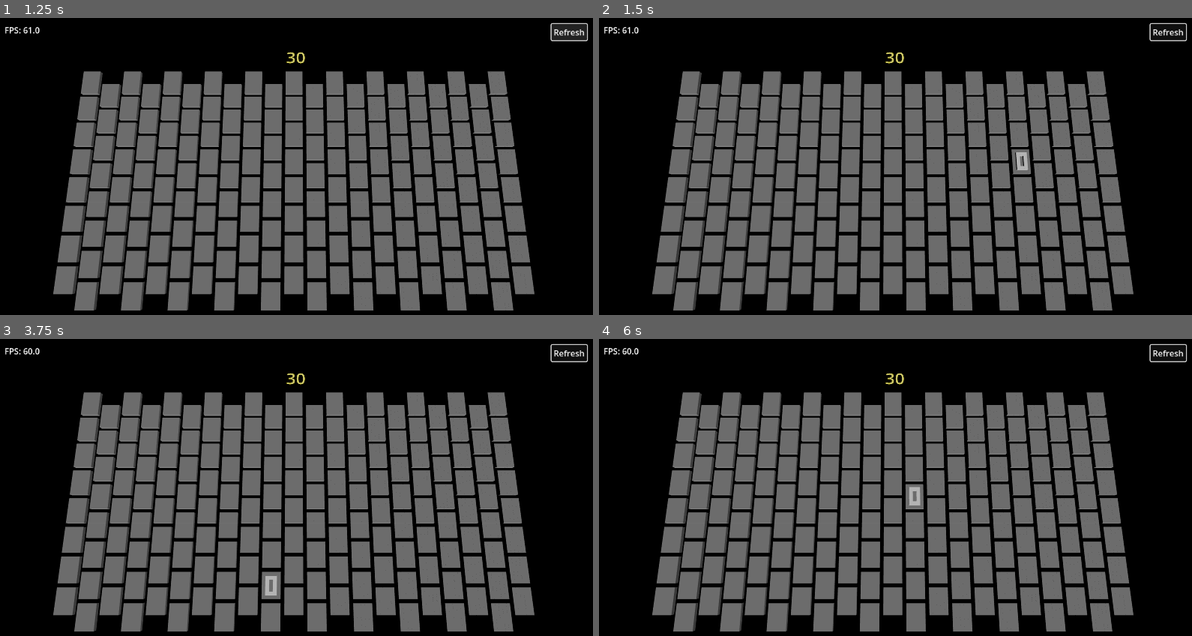
Above: before the commit, frames 1-4 (two rows, left to right).
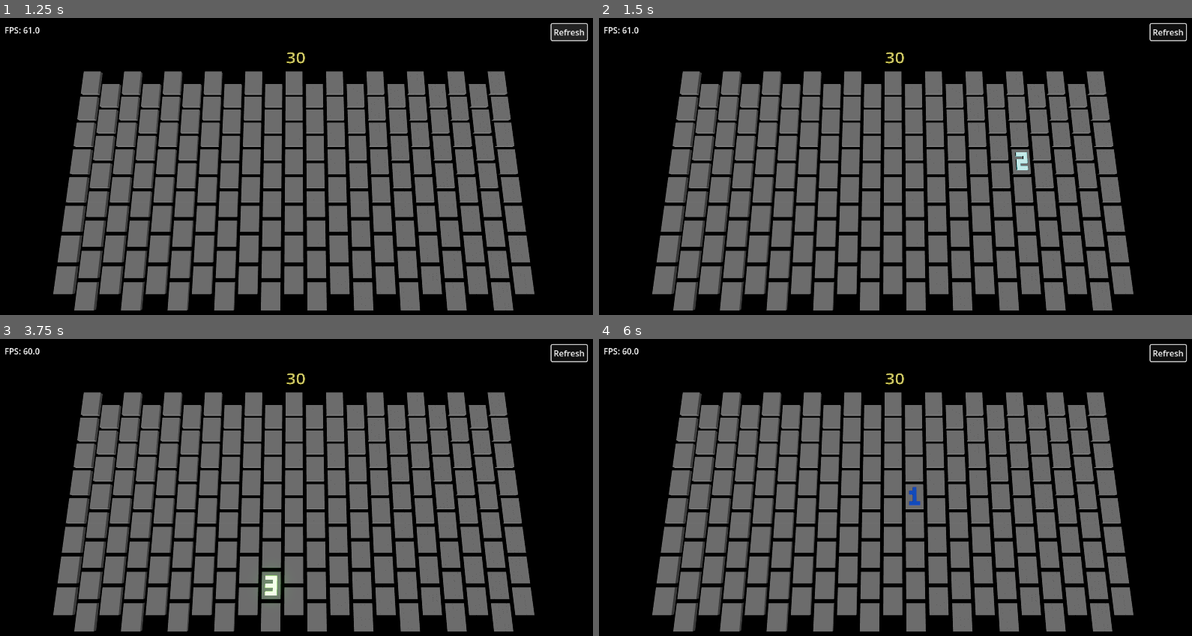
Above: after the commit, the same moments.

Repository: wangbinyq/prototypes
Game: Godot game, scene res://minecomb/mine.tscn
Two runs of this game, one before a commit and one after it. Both use one fixed random seed, a clock stepped at 60 frames per second and the inputs below.
Inputs (mouse positions are in pixels of both pictures, inside the frame that each line leads up to):
- Up to frame 1 (1.25 s): click "Refresh" at 0.5 s
- Up to frame 2 (1.5 s): tap Enter at 1.25 s; move the mouse to (1025, 166) at 1.27 s; hold Right (ui_right) from 1.28 s (still down); click (1025, 166) at 1.42 s
- Up to frame 3 (3.75 s): tap Space at 2, 3.5 s; move the mouse to (177, 523) at 2.02 s; release Right (ui_right) at 2.03 s; hold Left (ui_left) 2.03-2.78 s; tap Enter at 2.75 s; move the mouse to (355, 431) at 2.77 s; hold Right (ui_right) from 2.78 s (still down); move the mouse to (266, 573) at 3.52 s; click (266, 573) at 3.67 s
- Up to frame 4 (6 s): tap Enter at 4.25 s; move the mouse to (1073, 555) at 4.27 s; release Right (ui_right) at 4.28 s; hold Left (ui_left) from 4.28 s (still down); tap Space at 5 s; move the mouse to (717, 454) at 5.02 s; move the mouse to (925, 505) at 5.77 s; click (925, 505) at 5.92 s

Frame 1 is identical in both runs. In frame 2, 0.1% of the frame differs, in the area x 70-73%, y 45-52%; in frame 3, 0.2%, in the area x 44-48%, y 79-87%; in frame 4, 0.1%.

Commit message:
feat(minecomb): implement mine placement and adjacency counting logic
Added core mine placement functionality to the grid including:
- Randomized mine distribution across cells
- Adjacency count increment for neighboring cells
- Support for hexagonal grid neighbor calculation

The mine placement occurs during initialization in the mine scene,
setting up the game state for player interaction.

Diff:
--- a/minecomb/grid.gd
+++ b/minecomb/grid.gd
@@ -37,3 +37,38 @@
 	var r = index / columns
 	var c = index - r * columns
 	return [r, c]
+
+func place_mines(mines: int) -> void:
+	var candidate_count = cell_count
+	var candidates = PackedInt32Array()
+	candidates.resize(candidate_count)
+	for i in range(cell_count):
+		states[i] = CellState.ZERO
+		candidates[i] = i
+
+	var rand = RandomNumberGenerator.new()
+	for i in range(mines):
+		var index = rand.randi_range(0, candidate_count - 1)
+		candidate_count -= 1;
+		set_mine(candidates[index])
+		candidates[index] = candidates[candidate_count - 1]
+
+func set_mine(index: int) -> void:
+	states[index] = CellState.with(states[index], CellState.MINE)
+	var row_column = get_row_column(index)
+	var r = row_column[0]
+	var c = row_column[1]
+	increment(r - 1, c)
+	increment(r + 1, c)
+	increment(r, c - 1)
+	increment(r, c + 1)
+
+	var row_offset = 1 if (c & 1) == 0 else -1
+	increment(r + row_offset, c - 1)
+	increment(r + row_offset, c + 1)
+
+func increment(r: int, c: int) -> void:
+	var i = try_get_cell_index(r, c)
+	if i == -1:
+		return
+	states[i] += 1
--- a/minecomb/mine.gd
+++ b/minecomb/mine.gd
@@ -21,6 +21,7 @@
 
 func _enter_tree() -> void:
 	grid = Grid.new(rows, columns)
+	grid.place_mines(mines)
 	grid_visualization = GridVisualization.new(grid, material, mesh)
 	add_child(grid_visualization)
 
